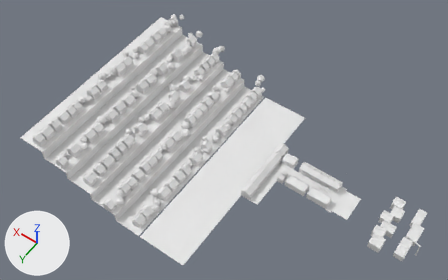
A saved change to the glTF model production/assets/street/quay-street.glb.
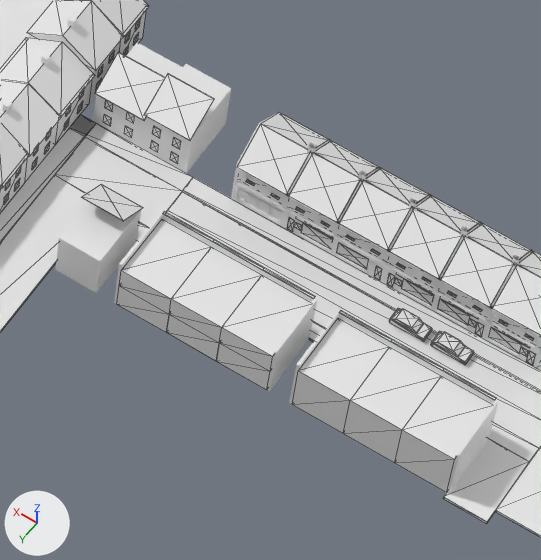
Each version is shown whole from a 50 mm camera at (-84.9, 277.7, 431.1) aimed at (96.9, 23.1, 31.0), then close up on the part from 60% to 75% of the width and 53% to 78% of the height. Arrows for +X, +Y and +Z are at lower left; the lights stay in place. The older version's two pictures come first. The close-ups show mesh edges as thin lines. Vertices at exactly the same position are counted once.

The first close-up shows 'street_asphalt', 'street_brick_grey', 'street_brick_red', 'street_car_glass', 'street_fascia_oxblood', 'street_grass', 'street_interior', 'street_paint_joinery', 'street_paving', 'street_render_cream', 'street_slate', 'street_stone' and 33 more.
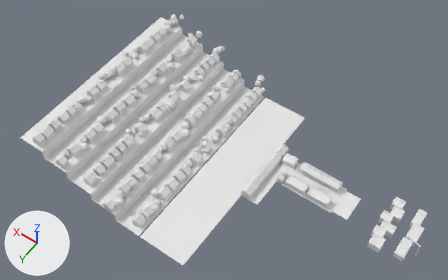
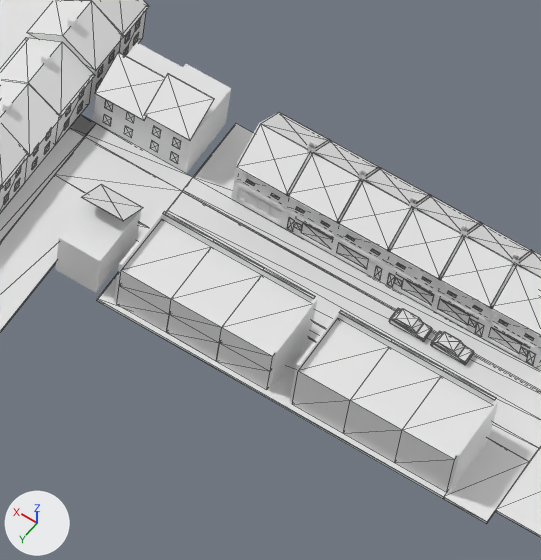
Commit message: The plots' floors: the ground behind the frontages the Blender street never built

Diff of the bpy script that builds the scene:
```diff
--- a/production/assets/street/quay-street.glb.py
+++ b/production/assets/street/quay-street.glb.py
@@ me_street_interior @@
 # used by ob_street_interior; location = (0.0, 0.0, 0.0)
-me_street_interior.from_pydata(...)  # 110 vertices, 252 faces; spans x 3.0..42.0, y -13.1..13.1, z 0.1..6.3
+me_street_interior.from_pydata(...)  # 126 vertices, 276 faces; spans x 3.0..44.0, y -13.7..13.7, z -0.3..6.3
+# me_street_interior part 1: a new loose piece, a box spanning x 3.0..44.0, y -13.73..-5.12, z -0.3..0.1
+# me_street_interior part 2: a new loose piece, a box spanning x 3.0..44.0, y 5.12..13.73, z -0.3..0.1
```

What differs and where, as boxes [x1, y1, x2, y2] in the close-ups (541 x 560 px):
'street_interior', reshaped: before [117, 219, 492, 492]; after [97, 123, 533, 498]
part 1 of me_street_interior, added: after [193, 123, 533, 366]
part 2 of me_street_interior, added: after [97, 273, 446, 498]
